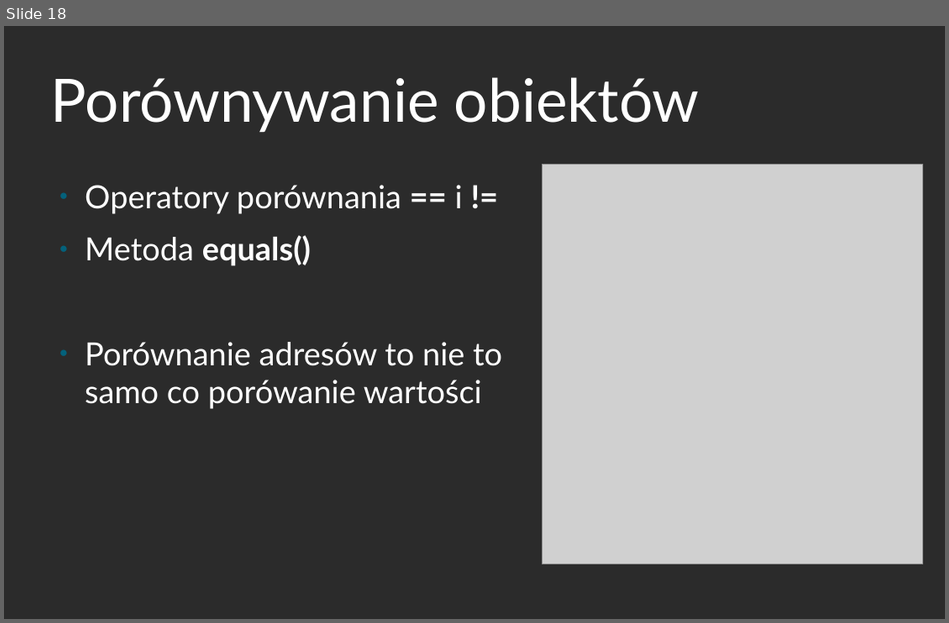
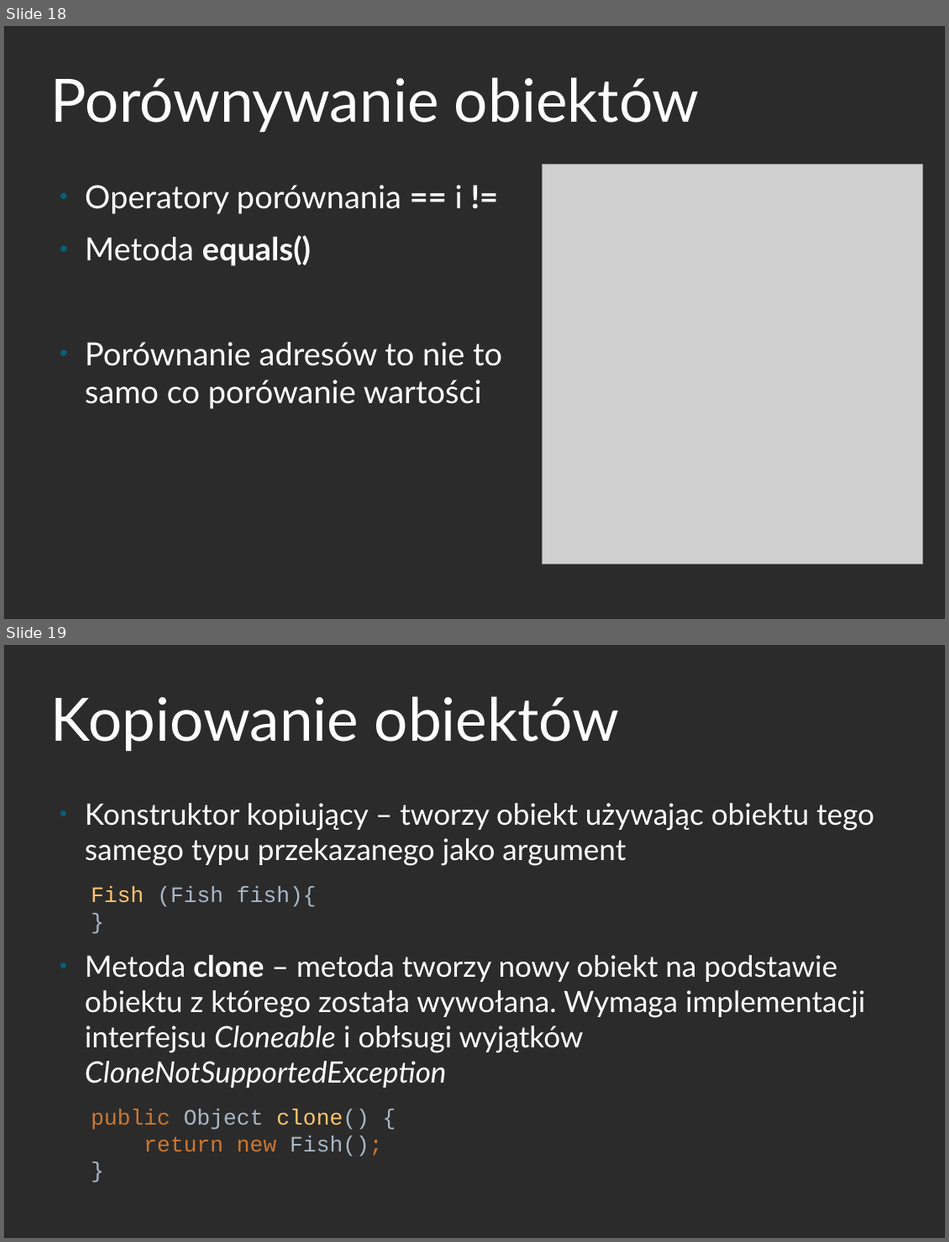
Before and after one commit to mdzidko/java-kurs, a slide deck: prezentacje/java_3.odp. Shown one above the other, each under a label of ours: slide 18 before the commit, slides 18 and 19 after it. The pictures are 949x623 and 949x1242 pixels, drawn with LibreOffice and Linux fonts; fonts in the diff are those of the drawing; grey boxes stand for pictures; background and template pictures are left out; a plain dark background stands for a picture behind light text. Boxes give left, top, right and bottom in pixels: in the first picture for what was removed or moved away, otherwise in the second. Text is boxed around its words. In the diff, an @@ line names an element or a change of style, - is before the commit and + after.

```diff
--- a/prezentacje/java_3.odp
+++ b/prezentacje/java_3.odp
@@ slide 19 added at [4,645,945,1238], background picture (left out) @@
@@ title added at [51,696,620,752], 60 pt, text #FFFFFF @@
+Kopiowanie obiektów
@@ text added at [85,803,874,1157], 29.6 pt, text #FFFFFF @@
+● Konstruktor kopiujący – tworzy obiekt używając obiektu tego samego typu przekazanego jako argument
+Fish (Fish fish){
+}
+● Metoda clone – metoda tworzy nowy obiekt na podstawie obiektu z którego została wywołana. Wymaga implementacji interfejsu Cloneable i obłsugi wyjątków CloneNotSupportedException
+public Object clone() {
+return new Fish();
+}
```
Also in this commit, not shown: 1 slide changed, 4 other slides added, 17 other files.
